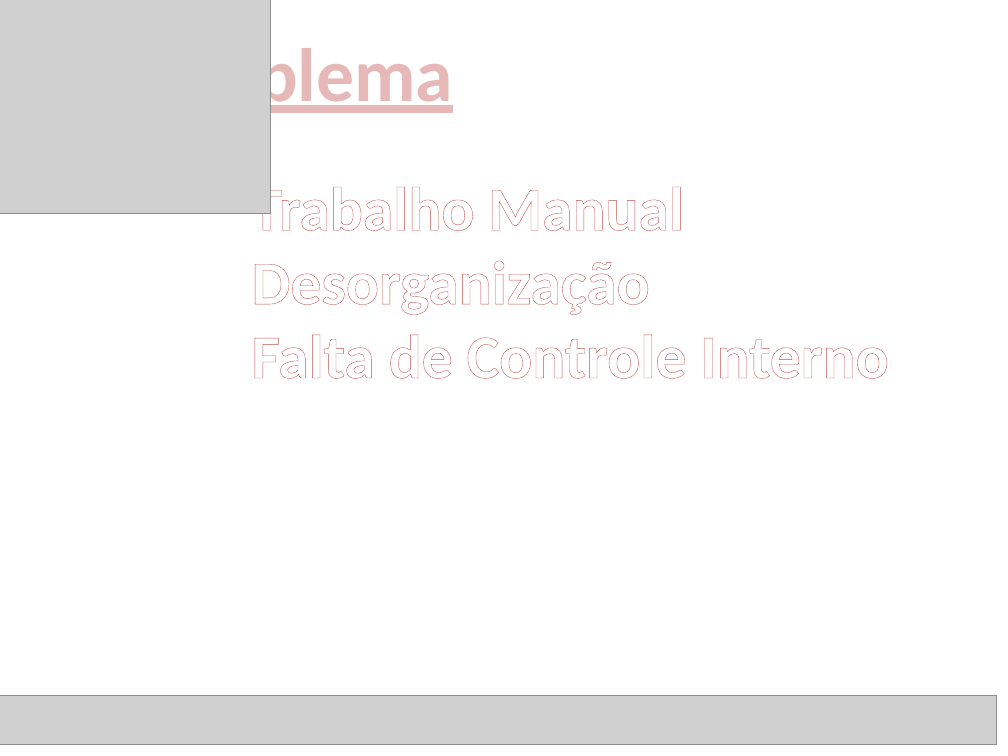
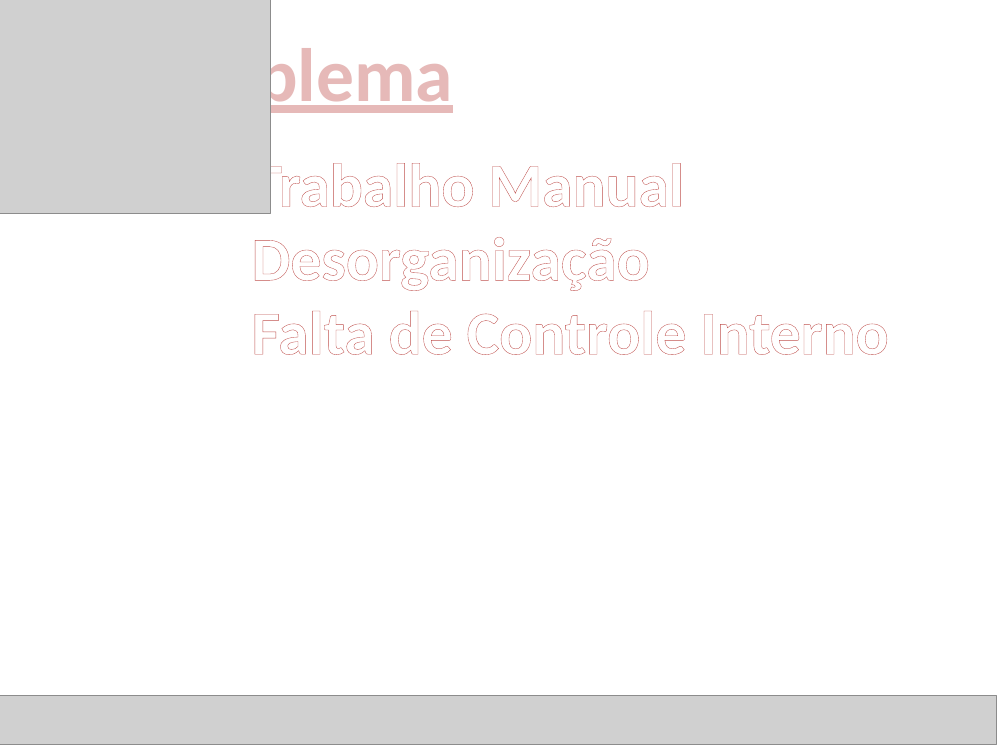
Before and after one commit to HenriqueLeal/Iniciacao, a slide deck: slide 2 of power point/Apresentação.pptx. Drawn at 1008x756 pixels with LibreOffice and Linux fonts; fonts in the diff are those of the drawing; grey boxes stand for pictures. Boxes give left, top, right and bottom in pixels: in the first picture for what was removed or moved away, otherwise in the second. Text is boxed around its words. In the diff, an @@ line names an element or a change of style, - is before the commit and + after.

```diff
--- a/power point/Apresentação.pptx
+++ b/power point/Apresentação.pptx
@@ text "Trabalho Manual": place and size @@
-text "Trabalho Manual" at bbox=[252, 179, 888, 379]
+text "Trabalho Manual" at bbox=[252, 155, 888, 355]
```
Also in this commit, not shown: 4 other slides changed, 5 slides added, 2 slides removed, 2 other files.
